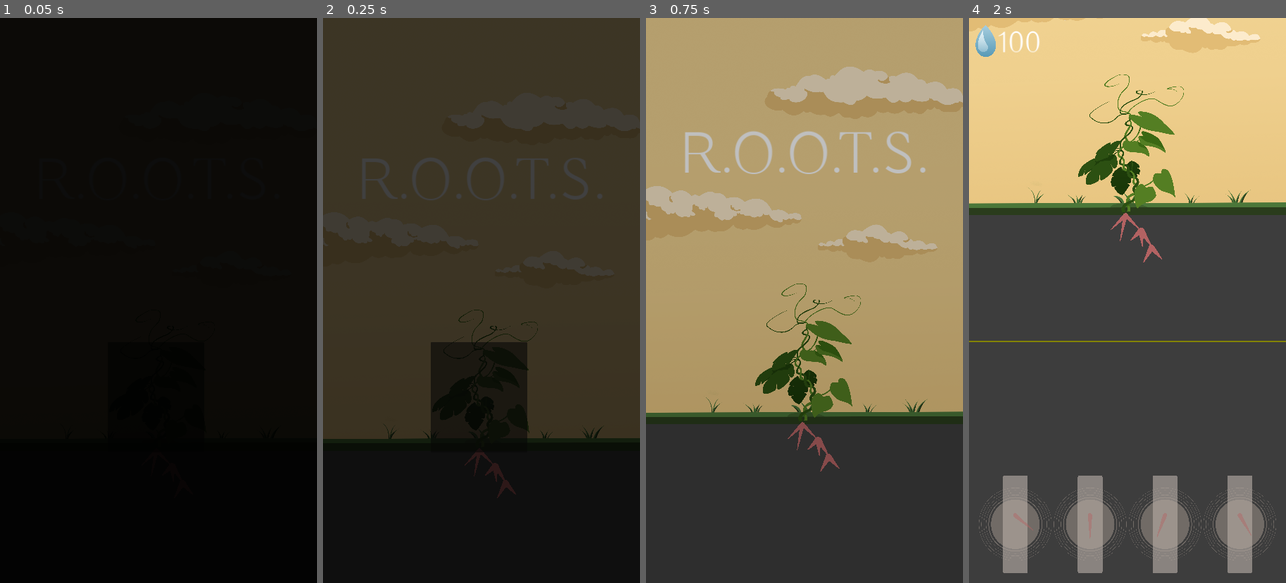
Above: before the commit, frames 1-4 (left to right).
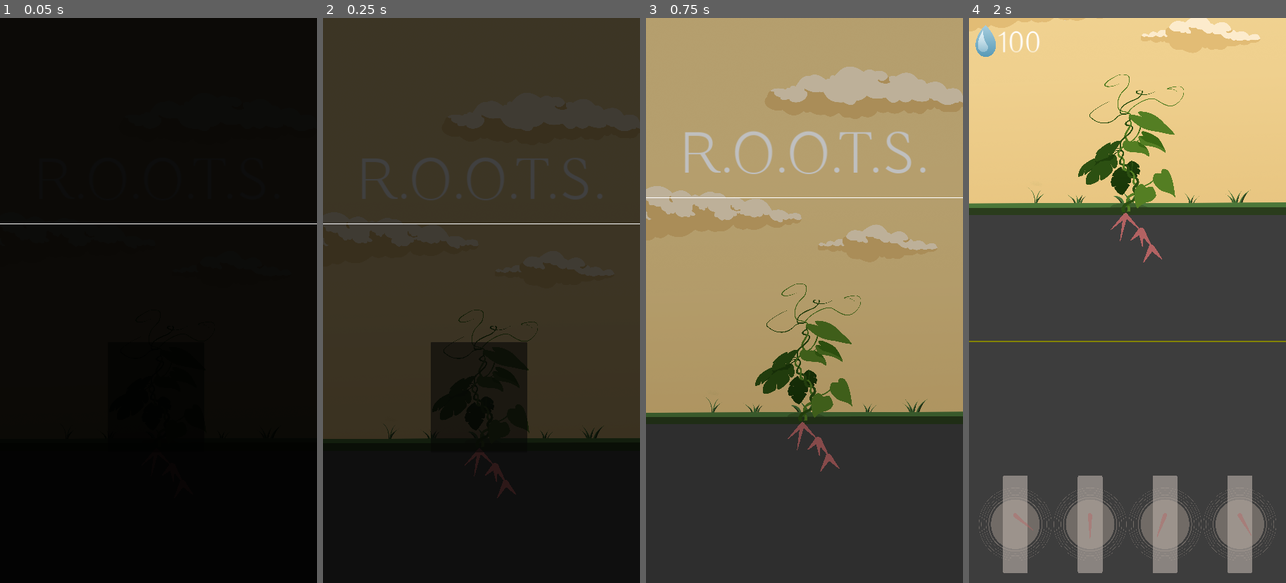
Above: after the commit, the same moments.

Repository: Disablak/ggj23
Game: Godot game, scene res://Main.tscn
Two runs of this game, one before a commit and one after it. Both use one fixed random seed, a clock stepped at 60 frames per second and the inputs below.
Inputs (mouse positions are in pixels of both pictures, inside the frame that each line leads up to):
- Up to frame 1 (0.05 s): no input
- Up to frame 2 (0.25 s): no input
- Up to frame 3 (0.75 s): click (801, 396) at 0.5 s
- Up to frame 4 (2 s): drag from (1124, 266) to (1159, 176) at 1.27 s

The runs differ from the first frame. In frame 1, 0.1% of the frame differs, in the area x 0-100%, y 36-37%; in frame 2, 0.1%; in frame 3, 0.1%; in frame 4, nothing differs.

Commit message:
lower line

Diff:
--- a/scripts/DrawHints.gd
+++ b/scripts/DrawHints.gd
@@ -7,6 +7,7 @@
 var future_stick_start: Vector2
 var future_stick_end: Vector2
 var future_stick_color: Color
+var lower_line_y: int = -100
 
 
 func draw_hint(pos: Vector2, color: Color):
@@ -20,6 +21,14 @@
 	future_stick_end = end
 	future_stick_color = color
 	queue_redraw()
+
+
+func draw_lower_line(y: int):
+	lower_line_y = y
+
+
+func clear_lower_line():
+	lower_line_y = -100
 
 
 func clear_hint_point():
@@ -36,3 +45,4 @@
 func _draw() -> void:
 	draw_circle(hint_pos, 15, hint_color)
 	draw_line(future_stick_start, future_stick_end, future_stick_color, 10)
+	draw_line(Vector2(-200, lower_line_y), Vector2(2000, lower_line_y), Color.WHITE)
--- a/scripts/RootsController.gd
+++ b/scripts/RootsController.gd
@@ -95,6 +95,7 @@
 		var distance_to_points = stick_pos.distance_to(get_stick_start_pos(selected_stick))
 		draw_hints.clear_hint_point()
 		draw_hints.clear_stick()
+		draw_hints.clear_lower_line()
 		show_hint_water(null)
 
 		if distance_to_points > DISTANCE_TO_DETECT_POINTS:
@@ -113,6 +114,7 @@
 
 		if future_stick_end.y > get_stick_end_pos(lowest_stick).y:
 			show_hint_water(false)
+			draw_hints.draw_lower_line(future_stick_end.y)
 		else:
 			show_hint_water(true)
 
@@ -206,6 +208,7 @@
 func release_stick_wrong():
 	draw_hints.clear_hint_point()
 	draw_hints.clear_stick()
+	draw_hints.clear_lower_line()
 	show_hint_water(null)
 	on_wrong_release.emit(selected_stick)
 	cur_stick_id = -1
@@ -285,6 +288,7 @@
 
 	draw_hints.clear_hint_point()
 	draw_hints.clear_stick()
+	draw_hints.clear_lower_line()
 
 	try_to_spawn_new_sticks()
 
